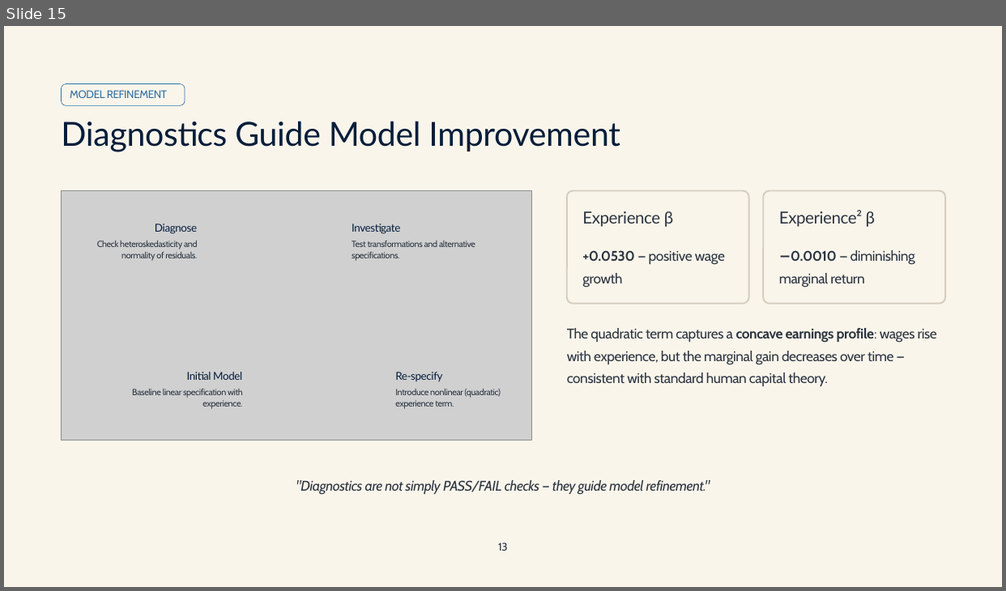
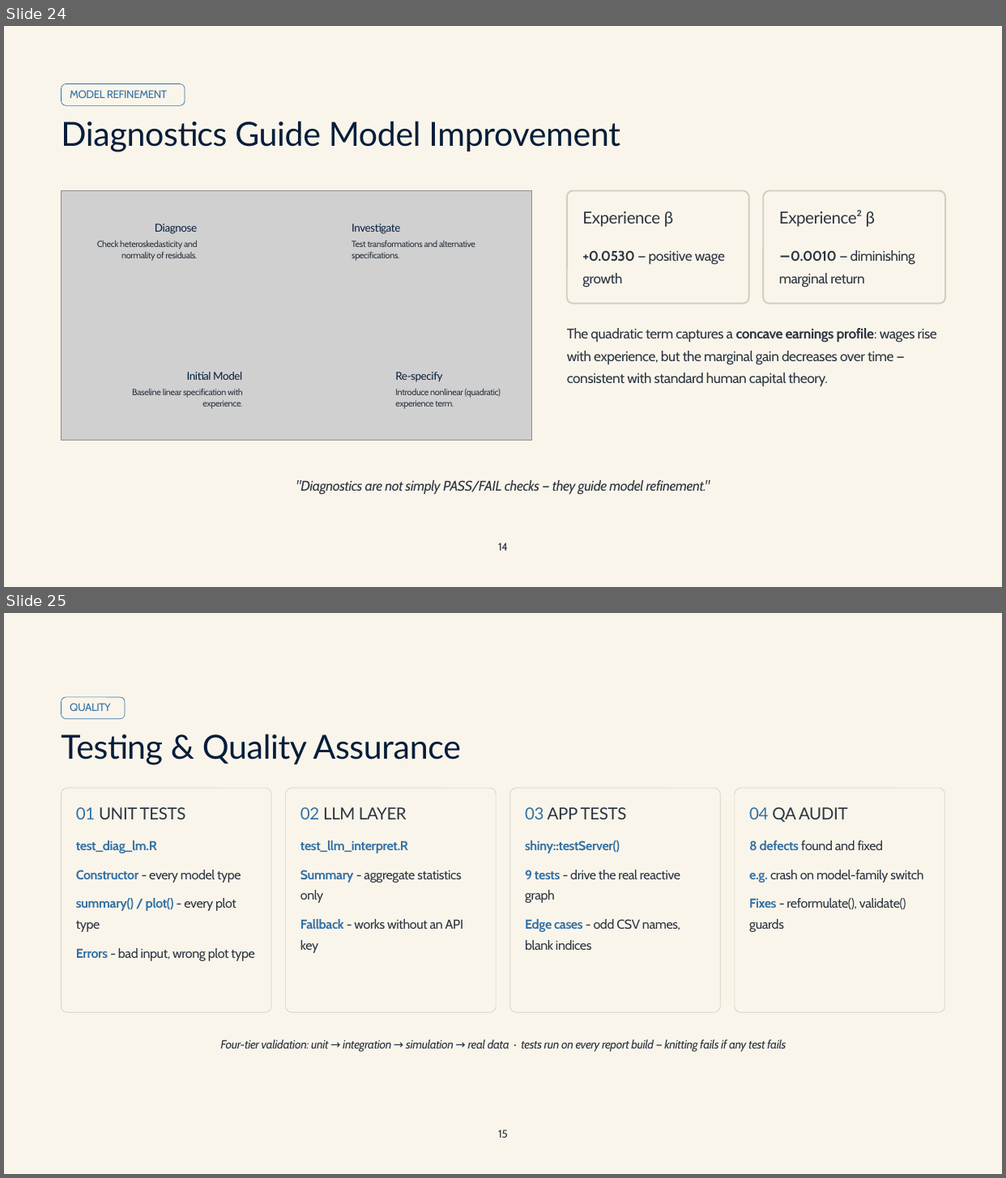
Before and after one commit to Anindo21/AdvancedR, a slide deck: presentation/Advanced_R_Presentation.pptx. Shown one above the other, each under a label of ours: slide 15 before the commit, slides 24 and 25 after it. The pictures are 1006x591 and 1006x1178 pixels, drawn with LibreOffice and Linux fonts; fonts in the diff are those of the drawing; grey boxes stand for pictures; background and template pictures are left out. Boxes give left, top, right and bottom in pixels: in the first picture for what was removed or moved away, otherwise in the second. Text is boxed around its words. In the diff, an @@ line names an element or a change of style, - is before the commit and + after.

```diff
--- a/presentation/Advanced_R_Presentation.pptx
+++ b/presentation/Advanced_R_Presentation.pptx
@@ slide 25 added at (x1=4, y1=613, x2=1002, y2=1174), background picture (left out); not listed: 1 template element that a slide beside it also shows @@
@@ rectangle added at (x1=4, y1=613, x2=1002, y2=1174), fill #FAF5EB at 5% opacity @@
@@ rounded rectangle added at (x1=61, y1=697, x2=125, y2=719), outline #3371A5 0.5 pt @@
@@ text added at (x1=70, y1=703, x2=111, y2=711), 10.5 pt, text #3371A5 @@
+QUALITY
@@ text added at (x1=61, y1=734, x2=461, y2=765), 32 pt, text #051D3A @@
+Testing & Quality Assurance
@@ rounded rectangle added at (x1=61, y1=788, x2=271, y2=1013), fill #FAF5EB, outline #D5CDBE 0.5 pt @@
@@ rounded rectangle added at (x1=286, y1=788, x2=496, y2=1013), fill #FAF5EB, outline #D5CDBE 0.5 pt @@
@@ rounded rectangle added at (x1=510, y1=788, x2=720, y2=1013), fill #FAF5EB, outline #D5CDBE 0.5 pt @@
@@ rounded rectangle added at (x1=735, y1=788, x2=945, y2=1013), fill #FAF5EB, outline #D5CDBE 0.5 pt @@
@@ text added at (x1=76, y1=807, x2=186, y2=820), 16 pt, text #2B3541 @@
+01 UNIT TESTS
@@ text added at (x1=300, y1=807, x2=407, y2=820), 16 pt, text #2B3541 @@
+02 LLM LAYER
@@ text added at (x1=525, y1=807, x2=627, y2=820), 16 pt, text #2B3541 @@
+03 APP TESTS
@@ text added at (x1=749, y1=807, x2=848, y2=822), 16 pt, text #2B3541 @@
+04 QA AUDIT
@@ text added at (x1=76, y1=841, x2=255, y2=961), 12.5 pt, text #2B3541 @@
+test_diag_lm.R
+Constructor - every model type
+summary() / plot() - every plot type
+Errors - bad input, wrong plot type
@@ text added at (x1=300, y1=841, x2=463, y2=953), 12.5 pt, text #2B3541 @@
+test_llm_interpret.R
+Summary - aggregate statistics only
+Fallback - works without an API key
@@ text added at (x1=525, y1=841, x2=680, y2=950), 12.5 pt, text #2B3541 @@
+shiny::testServer()
+9 tests - drive the real reactive graph
+Edge cases - odd CSV names, blank indices
@@ text added at (x1=749, y1=841, x2=923, y2=932), 12.5 pt, text #2B3541 @@
+8 defects found and fixed
+e.g. crash on model-family switch
+Fixes - reformulate(), validate() guards
@@ text added at (x1=220, y1=1040, x2=786, y2=1052), 11.5 pt, text #2B3541, italic @@
+Four-tier validation: unit → integration → simulation → real data · tests run on every report build — knitting fails if any test fails
@@ text added at (x1=498, y1=1130, x2=508, y2=1138), 10.5 pt, text #2B3541 @@
+15
@@ what was slide 15 is now slide 24 @@
@@ slide 24 changed as well @@
@@ text at (x1=498, y1=543, x2=508, y2=551): text changed @@
-13
+14
```
Also in this commit, not shown: 16 other slides changed, 11 other slides added, 5 other files.
